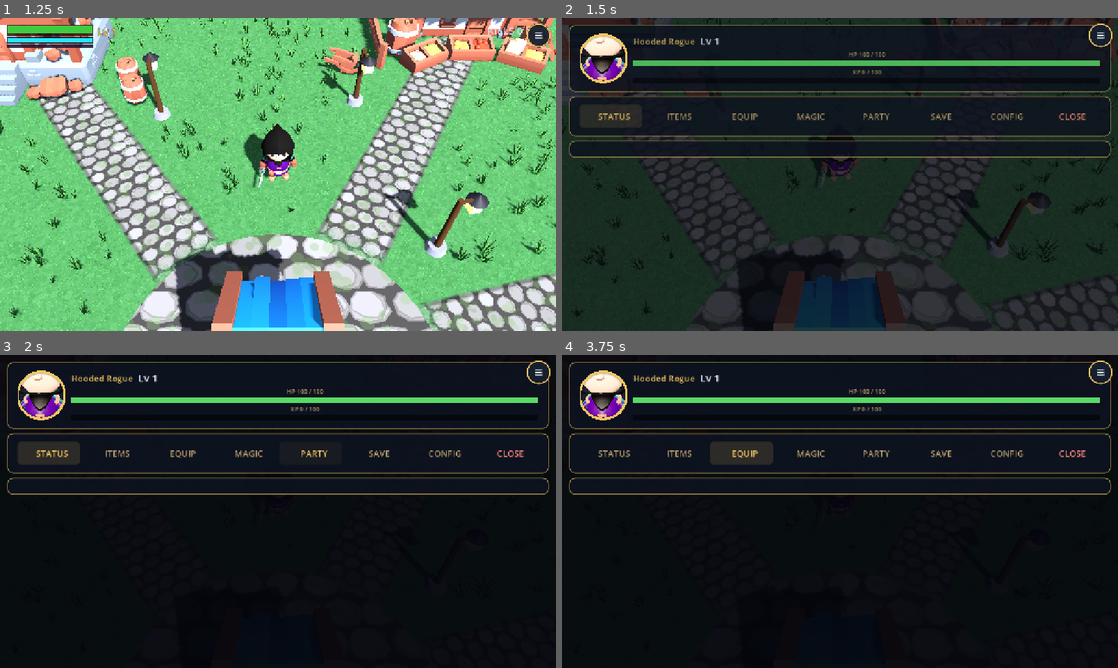
Above: before the commit, frames 1-4 (two rows, left to right).
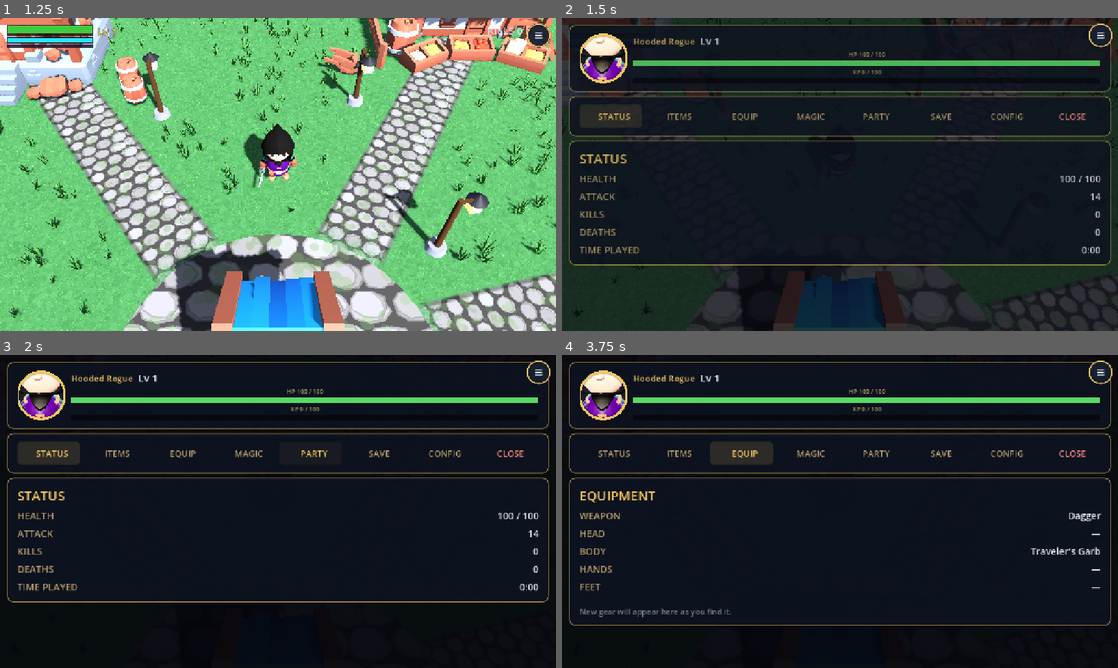
Above: after the commit, the same moments.

Repository: OuterHeavenX/godot-2.5D-rpg
Game: Godot game, scene res://src/world/main.tscn
Two runs of this game, one before a commit and one after it. Both use one fixed random seed, a clock stepped at 60 frames per second and the inputs below.
Inputs (mouse positions are in pixels of both pictures, inside the frame that each line leads up to):
- Up to frame 1 (1.25 s): click "PLAY" at 0.5 s
- Up to frame 2 (1.5 s): drag from (1101, 36) to (895, 105) at 1.27 s
- Up to frame 3 (2 s): no input
- Up to frame 4 (3.75 s): click "STATUS" at 2 s; click "ITEMS" at 2.75 s; click "EQUIP" at 3.5 s

Frame 1 is identical in both runs. In frame 2, 8.8% of the frame differs, in the area x 1-99%, y 42-80%; in frame 3, 1.7%; in frame 4, 1.9%.

Commit message:
Fix blank menu: remove collapsing ScrollContainer; bigger glowing potion drops

Diff:
--- a/src/enemy/skeleton.gd
+++ b/src/enemy/skeleton.gd
@@ -195,8 +195,8 @@
 	var player := get_tree().get_first_node_in_group("player")
 	if player != null and player.has_method("gain_xp"):
 		player.gain_xp(XP_REWARD)
-	# 30% chance to drop a potion.
-	if randf() < 0.30:
+	# 40% chance to drop a potion.
+	if randf() < 0.40:
 		var drop := preload("res://src/item/potion_drop.gd").new()
 		drop.position = position + Vector3(randf_range(-0.5, 0.5), 0.1, randf_range(-0.5, 0.5))
 		get_parent().add_child(drop)
--- a/src/item/potion_drop.gd
+++ b/src/item/potion_drop.gd
@@ -23,29 +23,29 @@
 
 func _build_bottle() -> Node3D:
 	var root := Node3D.new()
-	# Glass body: red liquid.
+	# Glass body: red liquid. Oversized so drops are easy to spot.
 	var body := MeshInstance3D.new()
 	var body_mesh := CylinderMesh.new()
-	body_mesh.top_radius = 0.16
-	body_mesh.bottom_radius = 0.2
-	body_mesh.height = 0.42
+	body_mesh.top_radius = 0.22
+	body_mesh.bottom_radius = 0.28
+	body_mesh.height = 0.58
 	body.mesh = body_mesh
-	body.position.y = 0.25
+	body.position.y = 0.35
 	var red := StandardMaterial3D.new()
-	red.albedo_color = Color(0.85, 0.1, 0.15)
+	red.albedo_color = Color(0.9, 0.12, 0.18)
 	red.emission_enabled = true
-	red.emission = Color(0.9, 0.15, 0.2)
-	red.emission_energy_multiplier = 0.6
+	red.emission = Color(1.0, 0.2, 0.25)
+	red.emission_energy_multiplier = 1.2
 	body.set_surface_override_material(0, red)
 	root.add_child(body)
 	# Neck.
 	var neck := MeshInstance3D.new()
 	var neck_mesh := CylinderMesh.new()
-	neck_mesh.top_radius = 0.07
-	neck_mesh.bottom_radius = 0.07
-	neck_mesh.height = 0.18
+	neck_mesh.top_radius = 0.1
+	neck_mesh.bottom_radius = 0.1
+	neck_mesh.height = 0.24
 	neck.mesh = neck_mesh
-	neck.position.y = 0.55
+	neck.position.y = 0.75
 	var glass := StandardMaterial3D.new()
 	glass.albedo_color = Color(0.9, 0.95, 1.0, 0.7)
 	glass.transparency = BaseMaterial3D.TRANSPARENCY_ALPHA
@@ -54,15 +54,22 @@
 	# Cork.
 	var cork := MeshInstance3D.new()
 	var cork_mesh := CylinderMesh.new()
-	cork_mesh.top_radius = 0.08
-	cork_mesh.bottom_radius = 0.08
-	cork_mesh.height = 0.1
+	cork_mesh.top_radius = 0.11
+	cork_mesh.bottom_radius = 0.11
+	cork_mesh.height = 0.14
 	cork.mesh = cork_mesh
-	cork.position.y = 0.68
+	cork.position.y = 0.92
 	var brown := StandardMaterial3D.new()
 	brown.albedo_color = Color(0.55, 0.38, 0.22)
 	cork.set_surface_override_material(0, brown)
 	root.add_child(cork)
+	# Glow light so drops are visible in grass.
+	var light := OmniLight3D.new()
+	light.light_color = Color(1.0, 0.25, 0.3)
+	light.light_energy = 0.8
+	light.omni_range = 3.0
+	light.position.y = 0.6
+	root.add_child(light)
 	return root
 
 func _process(delta: float) -> void:
--- a/src/ui/char_menu.gd
+++ b/src/ui/char_menu.gd
@@ -163,20 +163,11 @@
 	close_btn.pressed.connect(toggle)
 	tab_bar.add_child(close_btn)
 
-	# ---- content pages (hugs content; scrolls only if the screen is too
-	# short; labels ignore mouse so touch drags always reach the scroller)
+	# ---- content pages (panel hugs the visible page; no scroller needed,
+	# pages are short)
 	var content := PanelContainer.new()
 	content.add_theme_stylebox_override("panel", _panel_style())
 	vbox.add_child(content)
-	var scroll := ScrollContainer.new()
-	scroll.horizontal_scroll_mode = ScrollContainer.SCROLL_MODE_DISABLED
-	scroll.size_flags_horizontal = Control.SIZE_EXPAND_FILL
-	scroll.size_flags_vertical = Control.SIZE_EXPAND_FILL
-	content.add_child(scroll)
-	var page_wrap := VBoxContainer.new()
-	page_wrap.size_flags_horizontal = Control.SIZE_EXPAND_FILL
-	page_wrap.mouse_filter = Control.MOUSE_FILTER_IGNORE
-	scroll.add_child(page_wrap)
 	_pages = [
 		_build_status_page(),
 		_build_items_page(),
@@ -187,7 +178,7 @@
 		_build_config_page(),
 	]
 	for p in _pages:
-		page_wrap.add_child(p)
+		content.add_child(p)
 
 # ---------------------------------------------------------------- widgets
 
Not shown, changed: docs/index.html
Not shown, changed: docs/index.pck
